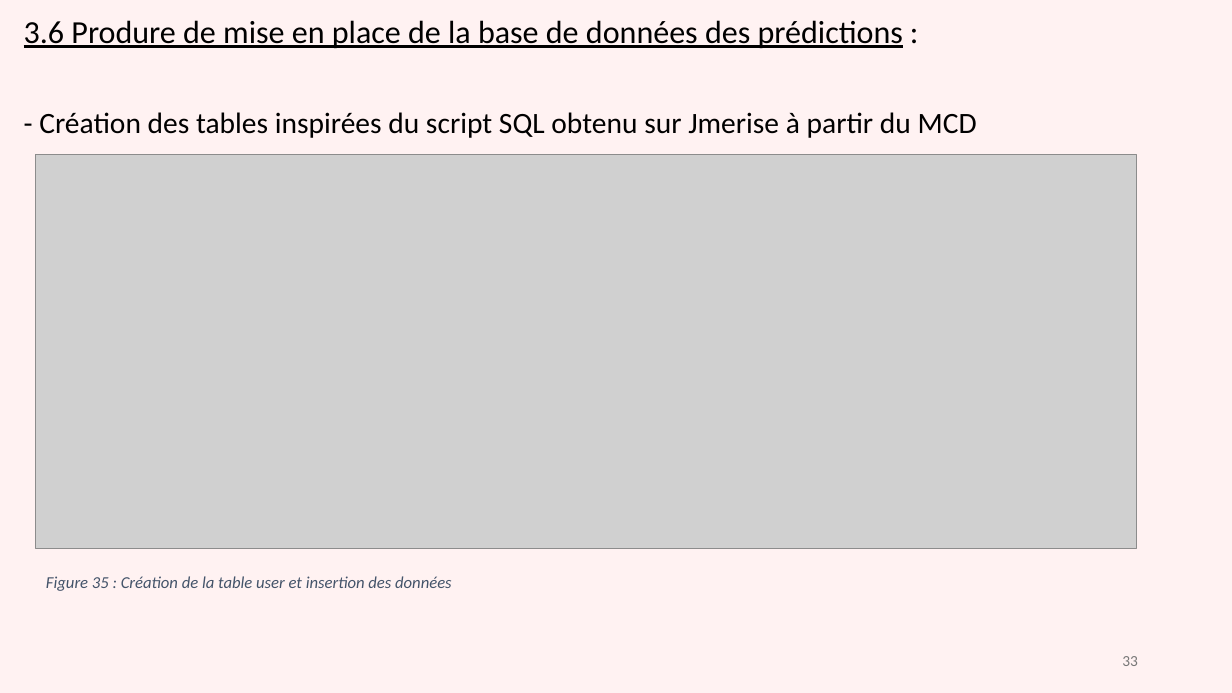
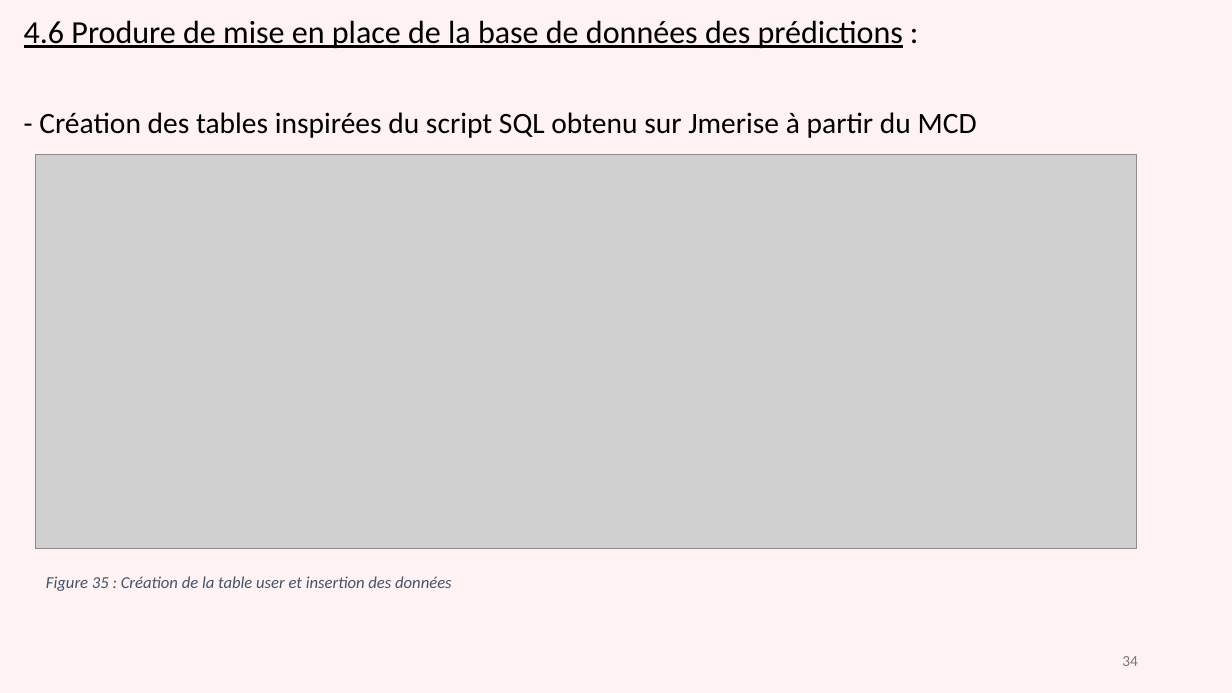
Before and after one commit to gdaume24/Projet-chef-oeuvre, a slide deck: slide 34 of E1/diapo.PPTX (slide 33 before the commit). Drawn at 1232x693 pixels with LibreOffice and Linux fonts; fonts in the diff are those of the drawing; grey boxes stand for pictures. Boxes give left, top, right and bottom in pixels: in the first picture for what was removed or moved away, otherwise in the second. Text is boxed around its words. In the diff, an @@ line names an element or a change of style, - is before the commit and + after.

```diff
--- a/E1/diapo.PPTX
+++ b/E1/diapo.PPTX
@@ text at bbox=[24, 20, 903, 49]: text changed @@
-3.6 Produre de mise en place de la base de données des prédictions :
+4.6 Produre de mise en place de la base de données des prédictions :
@@ page number at bbox=[1122, 656, 1138, 666]: text changed @@
-33
+34
```
Also in this commit, not shown: 12 other slides changed, 2 slides added, 2 slides removed, 4 other files.
